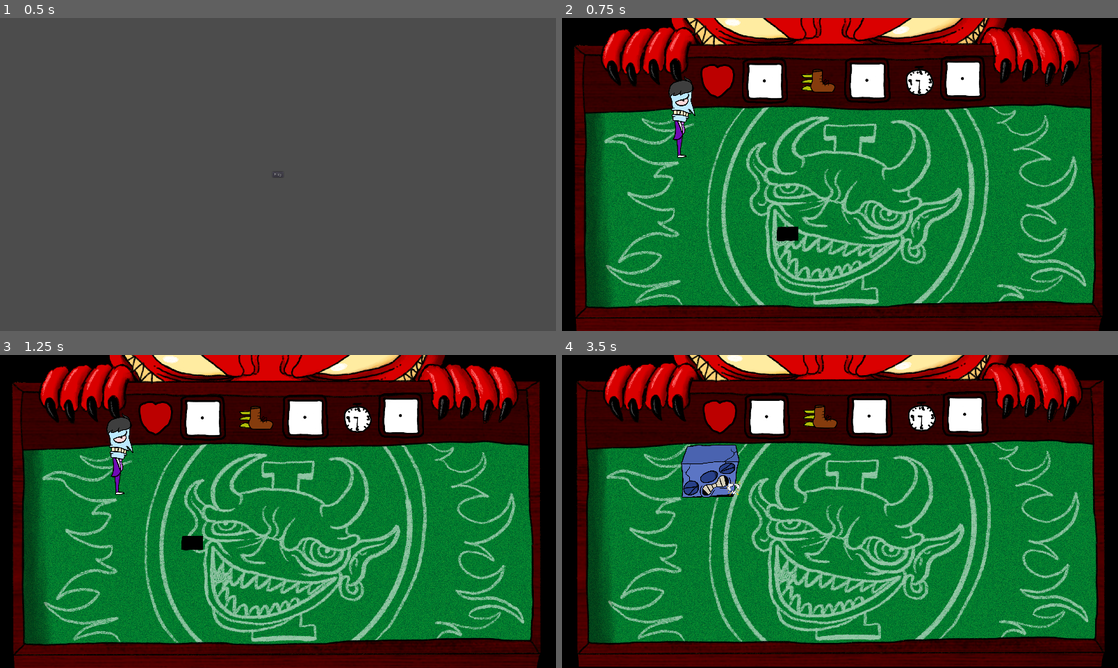
Above: before the commit, frames 1-4 (two rows, left to right).
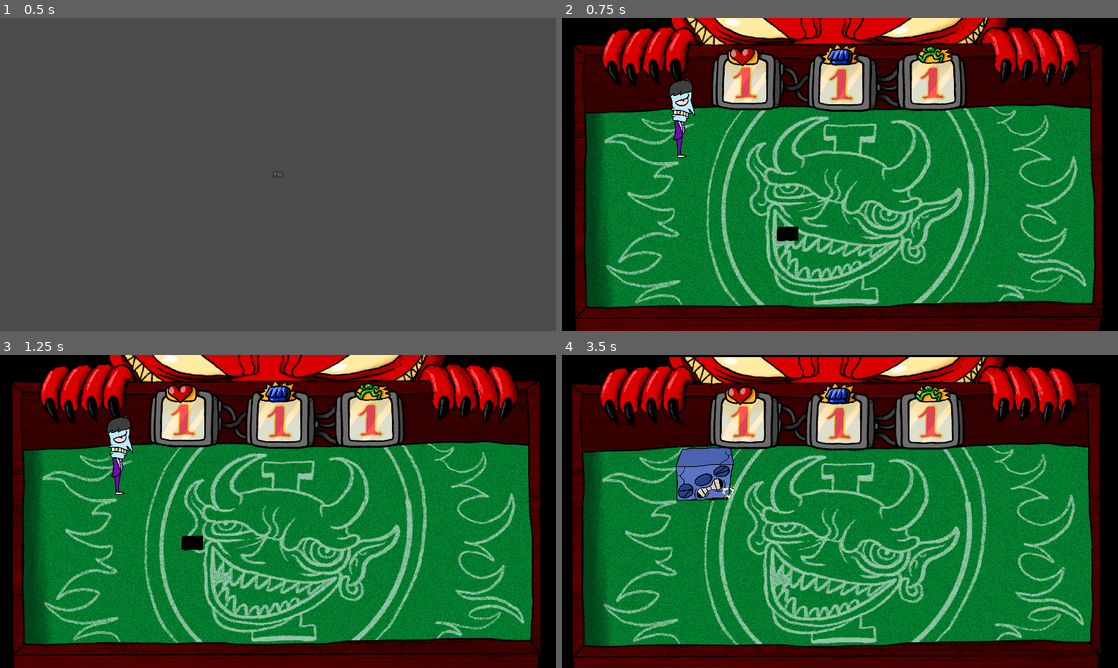
Above: after the commit, the same moments.

Repository: TheSeahorse/GMTK2022
Game: Godot game, scene res://Main.tscn
Same seed, same stepped clock (60 frames per second), same inputs: the game is played once before the commit and once after it.
Inputs (mouse positions are in pixels of both pictures, inside the frame that each line leads up to):
- Up to frame 1 (0.5 s): no input
- Up to frame 2 (0.75 s): click "Play" at 0.5 s
- Up to frame 3 (1.25 s): no input
- Up to frame 4 (3.5 s): move the mouse to (962, 495) at 1.27 s; hold D (move_right) 1.28-2.03 s; hold Right mouse button (attack) 1.28-2.03 s; click (962, 495) at 1.42 s; move the mouse to (728, 527) at 2.02 s; hold S (move_down) 2.03-2.78 s; click (728, 527) at 2.1 s; move the mouse to (895, 442) at 2.77 s; hold D (move_right) from 2.78 s (still down); hold Right mouse button (attack) from 2.78 s (still down); click (895, 442) at 2.92 s

Frame 1 is identical in both runs. In frame 2, 7.9% of the frame differs, in the area x 24-77%, y 8-30%; in frame 3, 7.9%; in frame 4, 46%, in the area x 1-98%, y 0-100%.

Commit message:
added slotmachine and coins

Diff:
--- a/Dice.gd
+++ b/Dice.gd
@@ -4,6 +4,10 @@
 var mouse_over = false
 var stat_box_over = false
 var stat_box: Area2D = null
+
+func _ready():
+    if randi() % 2 == 0:
+        $AnimatedSprite.flip_h = true
 
 func _process(_delta):
     if Input.is_mouse_button_pressed(1) and mouse_over:
@@ -13,15 +17,7 @@
         self.queue_free()
 
 
-func _on_ChangeValueTimer_timeout():
-    var new_value = randi() % max_value + 1
-    while new_value == int($AnimatedSprite.get_animation()):
-        new_value = randi() % max_value + 1
-    $AnimatedSprite.play(str(new_value))
-
-
 func _on_Dice_mouse_entered():
-    print("over")
     mouse_over = true
 
 
--- a/Dice.tscn
+++ b/Dice.tscn
@@ -1,73 +1,38 @@
-[gd_scene load_steps=11 format=2]
+[gd_scene load_steps=9 format=2]
 
-[ext_resource path="res://assets/HUD/dices.png" type="Texture" id=1]
+[ext_resource path="res://assets/HUD/coin.png" type="Texture" id=1]
 [ext_resource path="res://Dice.gd" type="Script" id=7]
+
+[sub_resource type="AtlasTexture" id=3]
+flags = 4
+atlas = ExtResource( 1 )
+region = Rect2( 0, 0, 198, 153 )
+
+[sub_resource type="AtlasTexture" id=4]
+flags = 4
+atlas = ExtResource( 1 )
+region = Rect2( 0, 153, 198, 153 )
+
+[sub_resource type="AtlasTexture" id=5]
+flags = 4
+atlas = ExtResource( 1 )
+region = Rect2( 0, 306, 198, 153 )
 
 [sub_resource type="AtlasTexture" id=6]
 flags = 4
 atlas = ExtResource( 1 )
-region = Rect2( 0, 82, 77, 82 )
-
-[sub_resource type="AtlasTexture" id=5]
-flags = 4
-atlas = ExtResource( 1 )
-region = Rect2( 0, 410, 77, 82 )
-
-[sub_resource type="AtlasTexture" id=3]
-flags = 4
-atlas = ExtResource( 1 )
-region = Rect2( 0, 328, 77, 82 )
-
-[sub_resource type="AtlasTexture" id=7]
-flags = 4
-atlas = ExtResource( 1 )
-region = Rect2( 0, 164, 77, 82 )
-
-[sub_resource type="AtlasTexture" id=4]
-flags = 4
-atlas = ExtResource( 1 )
-region = Rect2( 0, 0, 77, 82 )
-
-[sub_resource type="AtlasTexture" id=8]
-flags = 4
-atlas = ExtResource( 1 )
-region = Rect2( 0, 246, 77, 82 )
+region = Rect2( 0, 459, 198, 153 )
 
 [sub_resource type="SpriteFrames" id=1]
 animations = [ {
-"frames": [ SubResource( 6 ) ],
+"frames": [ SubResource( 3 ), SubResource( 4 ), SubResource( 5 ), SubResource( 6 ), SubResource( 5 ), SubResource( 4 ) ],
 "loop": true,
-"name": "2",
-"speed": 5.0
-}, {
-"frames": [ SubResource( 5 ) ],
-"loop": true,
-"name": "6",
-"speed": 5.0
-}, {
-"frames": [ SubResource( 3 ) ],
-"loop": true,
-"name": "5",
-"speed": 5.0
-}, {
-"frames": [ SubResource( 7 ) ],
-"loop": true,
-"name": "3",
-"speed": 5.0
-}, {
-"frames": [ SubResource( 4 ) ],
-"loop": true,
-"name": "1",
-"speed": 5.0
-}, {
-"frames": [ SubResource( 8 ) ],
-"loop": true,
-"name": "4",
-"speed": 5.0
+"name": "default",
+"speed": 8.0
 } ]
 
 [sub_resource type="RectangleShape2D" id=2]
-extents = Vector2( 30.5, 34.5 )
+extents = Vector2( 37.5, 24 )
 
 [node name="Dice" type="Area2D"]
 collision_layer = 16
@@ -75,19 +40,15 @@
 script = ExtResource( 7 )
 
 [node name="AnimatedSprite" type="AnimatedSprite" parent="."]
+scale = Vector2( 0.5, 0.5 )
 frames = SubResource( 1 )
-animation = "6"
+playing = true
 
 [node name="CollisionShape2D" type="CollisionShape2D" parent="."]
-position = Vector2( 0.5, 4.5 )
+position = Vector2( 0.5, 5 )
 shape = SubResource( 2 )
-
-[node name="ChangeValueTimer" type="Timer" parent="."]
-wait_time = 0.1
-autostart = true
 
 [connection signal="area_entered" from="." to="." method="_on_Dice_area_entered"]
 [connection signal="area_exited" from="." to="." method="_on_Dice_area_exited"]
 [connection signal="mouse_entered" from="." to="." method="_on_Dice_mouse_entered"]
 [connection signal="mouse_exited" from="." to="." method="_on_Dice_mouse_exited"]
-[connection signal="timeout" from="ChangeValueTimer" to="." method="_on_ChangeValueTimer_timeout"]
--- a/Enemy3.gd
+++ b/Enemy3.gd
@@ -13,7 +13,7 @@
 
 func _physics_process(_delta):
     if seeking:
-        if position.distance_to(move_target.position) < 5:
+        if position.distance_to(move_target.position) < 10:
             seeking = false
             $SeekingTimer.stop()
             fall()
--- a/Game.tscn
+++ b/Game.tscn
@@ -27,14 +27,12 @@
 [node name="Enemies" type="Node2D" parent="."]
 
 [node name="Walls" type="StaticBody2D" parent="."]
-visible = false
 collision_mask = 0
 
 [node name="CollisionPolygon2D" type="CollisionPolygon2D" parent="Walls"]
-polygon = PoolVector2Array( 78, 328, 82, 1002, 1832, 986, 1838, 832, 1834, 556, 1828, 516, 1822, 312, 1636, 300, 1467, 308, 1259, 312, 944, 314, 657, 310, 373, 310, 219, 322, 36, 328, 40, 94, 1858, 94, 1874, 1079, 38, 1081, 40, 352, 80, 290 )
+polygon = PoolVector2Array( 88, 328, 82, 1002, 1832, 986, 1838, 832, 1834, 556, 1828, 516, 1822, 312, 1636, 300, 1467, 308, 1259, 312, 944, 314, 657, 310, 373, 310, 219, 322, 90, 310, 36, 328, 30, 118, 56, -9, 2115, 6, 2131, 1224, -331, 1233, -321, 148, 16, 110 )
 
 [node name="Hud" parent="." instance=ExtResource( 3 )]
-position = Vector2( 963, 209 )
 
 [node name="GameOverTimer" type="Timer" parent="."]
 
--- a/Hud.tscn
+++ b/Hud.tscn
@@ -1,36 +1,26 @@
-[gd_scene load_steps=6 format=2]
+[gd_scene load_steps=4 format=2]
 
 [ext_resource path="res://StatDice.tscn" type="PackedScene" id=1]
-[ext_resource path="res://assets/HUD/health.png" type="Texture" id=7]
-[ext_resource path="res://assets/HUD/speed.png" type="Texture" id=8]
-[ext_resource path="res://assets/HUD/timer.png" type="Texture" id=9]
+[ext_resource path="res://assets/HUD/Slots.png" type="Texture" id=3]
 [ext_resource path="res://Hud.gd" type="Script" id=10]
 
 [node name="Hud" type="Node2D"]
 script = ExtResource( 10 )
 
-[node name="Health" type="Sprite" parent="."]
-position = Vector2( -426, 8 )
-texture = ExtResource( 7 )
-
-[node name="Speed" type="Sprite" parent="."]
-position = Vector2( -74, 1 )
-texture = ExtResource( 8 )
-
-[node name="Timer" type="Sprite" parent="."]
-position = Vector2( 276, 10 )
-texture = ExtResource( 9 )
-
 [node name="StatDice" parent="." instance=ExtResource( 1 )]
-position = Vector2( -262, 9 )
+position = Vector2( 633, 216 )
 
 [node name="StatDice2" parent="." instance=ExtResource( 1 )]
-position = Vector2( 92, 7 )
+position = Vector2( 964, 222 )
 stat = "speed"
 
 [node name="StatDice3" parent="." instance=ExtResource( 1 )]
-position = Vector2( 422, 1 )
+position = Vector2( 1279, 217 )
 stat = "cooldown"
+
+[node name="Sprite2" type="Sprite" parent="."]
+texture = ExtResource( 3 )
+centered = false
 
 [connection signal="updated" from="StatDice" to="." method="_on_StatDice_updated"]
 [connection signal="updated" from="StatDice2" to="." method="_on_StatDice_updated"]
--- a/StatDice.gd
+++ b/StatDice.gd
@@ -18,7 +18,8 @@
     if extra_rolls == 0:
         value = randi() % new_max_value + 1
         $Value.play(str(value))
-        $ColorRect.show()
+        $Outline.modulate = Color8(255,255,0,255)
+        $Value.modulate = Color8(255,150,0,255)
         $ColorTimer.start()
         emit_signal("updated")
     else:
@@ -31,4 +32,5 @@
 
 
 func _on_ColorTimer_timeout():
-    $ColorRect.hide()
+    $Outline.modulate = Color8(255,255,255,255)
+    $Value.modulate = Color8(255,255,255,255)
--- a/StatDice.tscn
+++ b/StatDice.tscn
@@ -1,12 +1,12 @@
 [gd_scene load_steps=11 format=2]
 
-[ext_resource path="res://assets/HUD/dice3.png" type="Texture" id=1]
-[ext_resource path="res://assets/HUD/dice4.png" type="Texture" id=2]
-[ext_resource path="res://assets/HUD/dice5.png" type="Texture" id=3]
-[ext_resource path="res://assets/HUD/dice6.png" type="Texture" id=4]
-[ext_resource path="res://assets/HUD/dice1.png" type="Texture" id=5]
-[ext_resource path="res://assets/HUD/dice2.png" type="Texture" id=6]
-[ext_resource path="res://assets/HUD/statholder.png" type="Texture" id=7]
+[ext_resource path="res://assets/HUD/six.png" type="Texture" id=1]
+[ext_resource path="res://assets/HUD/five.png" type="Texture" id=2]
+[ext_resource path="res://assets/HUD/one.png" type="Texture" id=3]
+[ext_resource path="res://assets/HUD/three.png" type="Texture" id=4]
+[ext_resource path="res://assets/HUD/slot_background_solo.png" type="Texture" id=5]
+[ext_resource path="res://assets/HUD/two.png" type="Texture" id=6]
+[ext_resource path="res://assets/HUD/four.png" type="Texture" id=7]
 [ext_resource path="res://StatDice.gd" type="Script" id=8]
 
 [sub_resource type="SpriteFrames" id=1]
@@ -16,34 +16,34 @@
 "name": "2",
 "speed": 5.0
 }, {
+"frames": [ ExtResource( 3 ) ],
+"loop": true,
+"name": "1",
+"speed": 5.0
+}, {
 "frames": [ ExtResource( 4 ) ],
+"loop": true,
+"name": "3",
+"speed": 5.0
+}, {
+"frames": [ ExtResource( 1 ) ],
 "loop": true,
 "name": "6",
 "speed": 5.0
 }, {
-"frames": [ ExtResource( 3 ) ],
+"frames": [ ExtResource( 2 ) ],
 "loop": true,
 "name": "5",
 "speed": 5.0
 }, {
-"frames": [ ExtResource( 1 ) ],
-"loop": true,
-"name": "3",
-"speed": 5.0
-}, {
-"frames": [ ExtResource( 5 ) ],
-"loop": true,
-"name": "1",
-"speed": 5.0
-}, {
-"frames": [ ExtResource( 2 ) ],
+"frames": [ ExtResource( 7 ) ],
 "loop": true,
 "name": "4",
 "speed": 5.0
 } ]
 
 [sub_resource type="RectangleShape2D" id=2]
-extents = Vector2( 67, 65 )
+extents = Vector2( 87.5, 90.5 )
 
 [node name="StatDice" type="Area2D"]
 collision_layer = 32
@@ -52,23 +52,18 @@
 
 [node name="ColorTimer" type="Timer" parent="."]
 
-[node name="ColorRect" type="ColorRect" parent="."]
-visible = false
-margin_left = -73.0
-margin_top = -73.0
-margin_right = 72.0
-margin_bottom = 69.0
-mouse_filter = 2
-color = Color( 0.690196, 0.619608, 0.0313726, 1 )
-
 [node name="Outline" type="Sprite" parent="."]
-texture = ExtResource( 7 )
+scale = Vector2( 1.05, 1.05 )
+texture = ExtResource( 5 )
 
 [node name="Value" type="AnimatedSprite" parent="."]
+position = Vector2( 0, 10 )
 frames = SubResource( 1 )
 animation = "1"
 
 [node name="CollisionShape2D" type="CollisionShape2D" parent="."]
+visible = false
+position = Vector2( 1.5, -0.5 )
 shape = SubResource( 2 )
 
 [node name="ExtraRollTimer" type="Timer" parent="."]
Binary file added: assets/HUD/Slots.png
Not shown, added: assets/HUD/Slots.png.import
Binary file added: assets/HUD/coin.png
Not shown, added: assets/HUD/coin.png.import
Binary file added: assets/HUD/five.png
Not shown, added: assets/HUD/five.png.import
Binary file added: assets/HUD/four.png
Not shown, added: assets/HUD/four.png.import
Binary file added: assets/HUD/one.png
Not shown, added: assets/HUD/one.png.import
Binary file added: assets/HUD/six.png
Not shown, added: assets/HUD/six.png.import
(and 9 more such lines)
